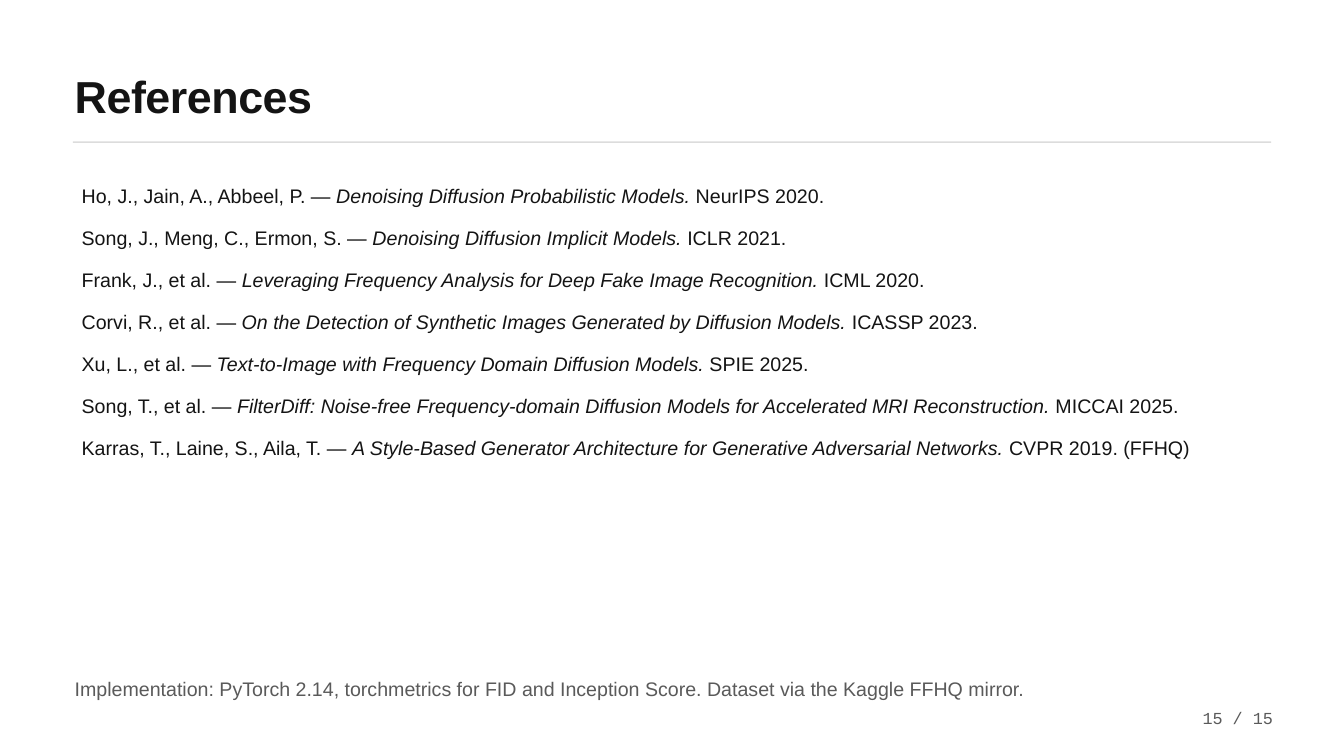
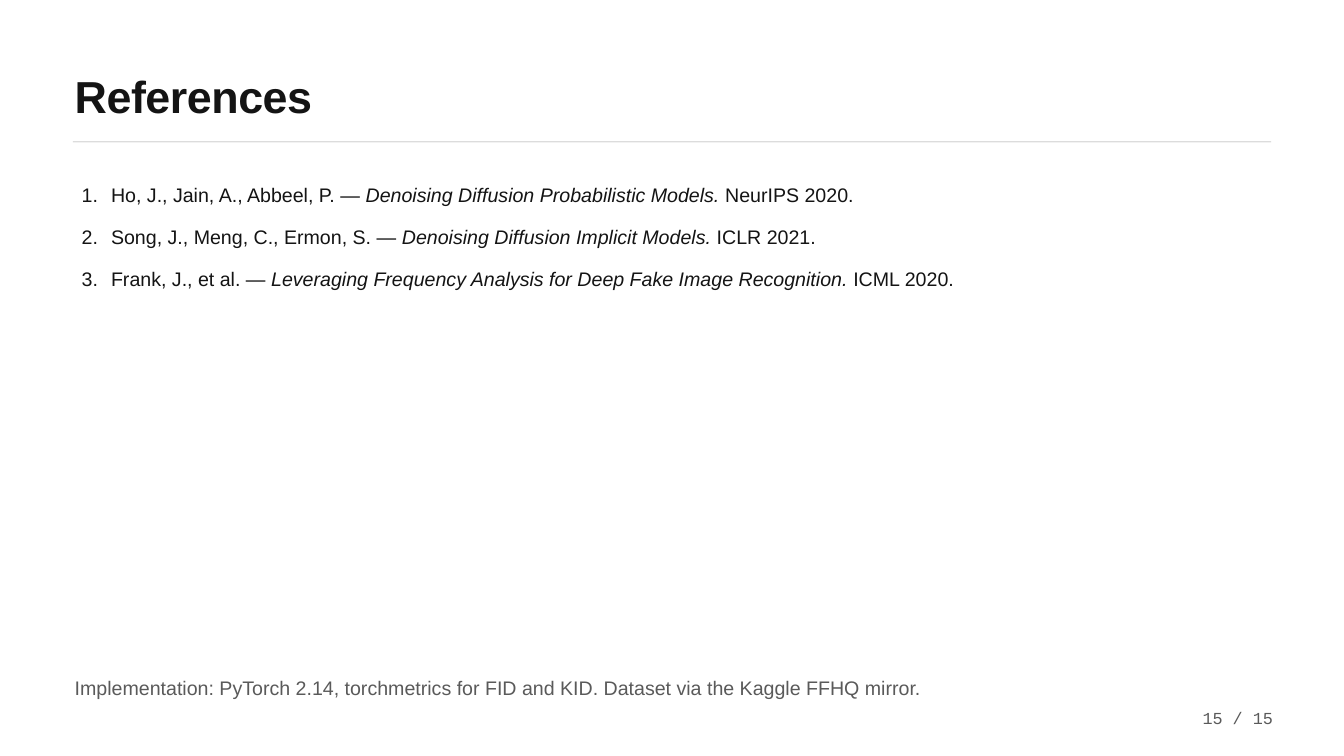
Before and after one commit to CiccioNos/cv-project6, a slide deck: slide 15 of Presentazione_Computer_Vision.pptx. Drawn at 1344x756 pixels with LibreOffice and Linux fonts; fonts in the diff are those of the drawing. Boxes give left, top, right and bottom in pixels: in the first picture for what was removed or moved away, otherwise in the second. Text is boxed around its words. In the diff, an @@ line names an element or a change of style, - is before the commit and + after.

```diff
--- a/Presentazione_Computer_Vision.pptx
+++ b/Presentazione_Computer_Vision.pptx
@@ line spacing 1.23 to 1.21 in 3 elements at (111, 187, 854, 206), (111, 229, 816, 248), (111, 271, 954, 290) @@
@@ text removed at (82, 314, 978, 333) @@
-4. Corvi, R., et al. — On the Detection of Synthetic Images Generated by Diffusion Models. ICASSP 2023.
@@ text removed at (82, 356, 809, 375) @@
-5. Xu, L., et al. — Text-to-Image with Frequency Domain Diffusion Models. SPIE 2025.
@@ text removed at (82, 398, 1178, 417) @@
-6. Song, T., et al. — FilterDiff: Noise-free Frequency-domain Diffusion Models for Accelerated MRI Reconstruction. MICCAI 2025.
@@ text removed at (82, 440, 1189, 459) @@
-7. Karras, T., Laine, S., Aila, T. — A Style-Based Generator Architecture for Generative Adversarial Networks. CVPR 2019. (FFHQ)
@@ text at (75, 681, 921, 699): text changed @@
-Implementation: PyTorch 2.14, torchmetrics for FID and Inception Score. Dataset via the Kaggle FFHQ mirror.
+Implementation: PyTorch 2.14, torchmetrics for FID and KID. Dataset via the Kaggle FFHQ mirror.
```
Also in this commit, not shown: 12 other slides changed, 2 slides added, 2 slides removed, 2 other files.
